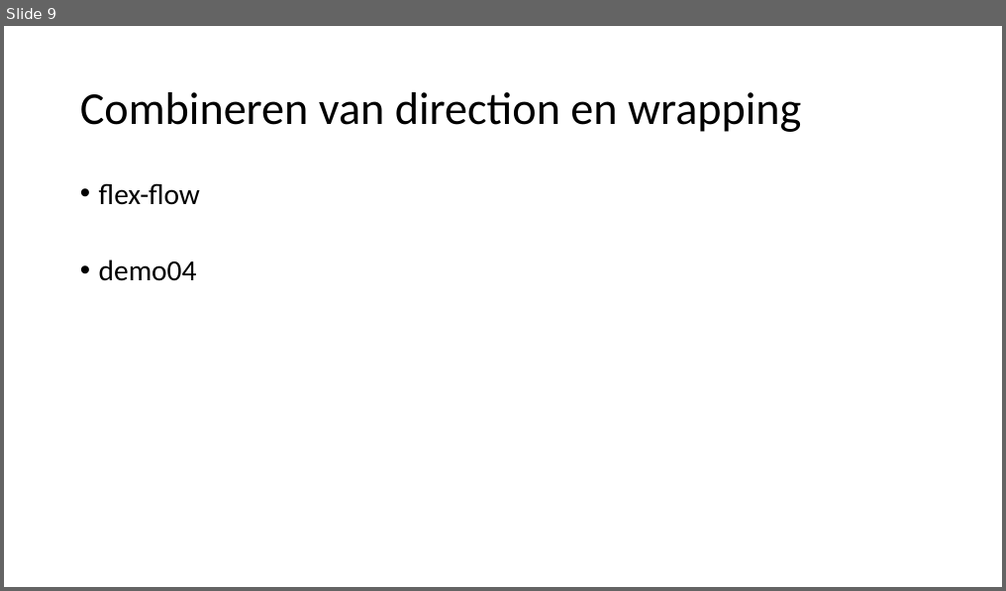
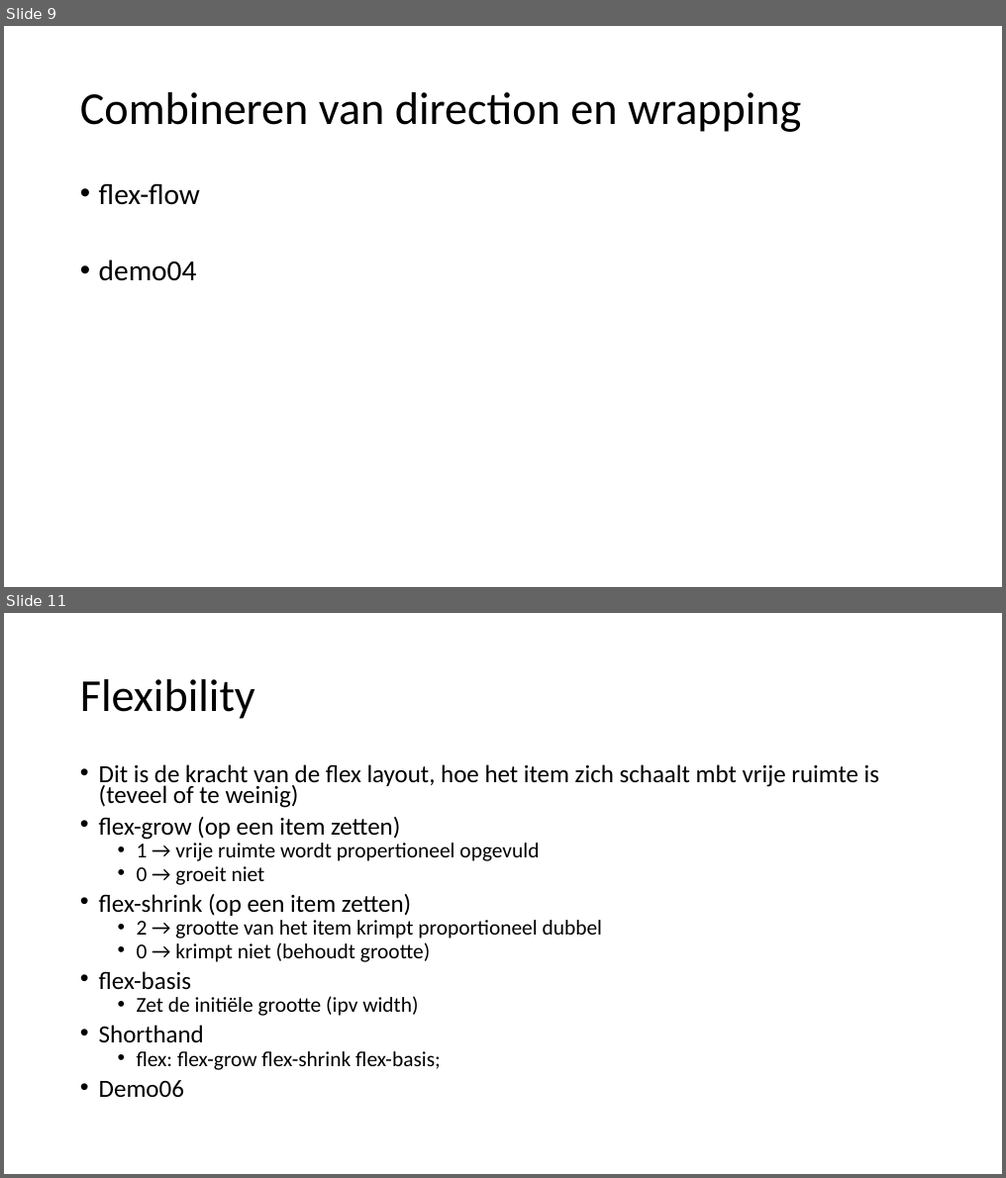
Before and after one commit to krishermans/flexgridcss, a slide deck: slides/FlexLayout.pptx. Shown one above the other, each under a label of ours: slide 9 before the commit, slides 9 and 11 after it; the slides between them are not shown. The pictures are 1006x591 and 1006x1178 pixels, drawn with LibreOffice and Linux fonts; fonts in the diff are those of the drawing. Boxes give left, top, right and bottom in pixels: in the first picture for what was removed or moved away, otherwise in the second. Text is boxed around its words. In the diff, an @@ line names an element or a change of style, - is before the commit and + after.

Commit message:
finished flex layout

```diff
--- a/slides/FlexLayout.pptx
+++ b/slides/FlexLayout.pptx
@@ slide 11 added at (x1=4, y1=613, x2=1002, y2=1174), background #FFFFFF @@
@@ title added at (x1=80, y1=679, x2=255, y2=719), 44 pt, text #000000 @@
+Flexibility
@@ text added at (x1=99, y1=764, x2=880, y2=1098), 20.4 pt, text #000000 @@
+• Dit is de kracht van de flex layout, hoe het item zich schaalt mbt vrije ruimte is (teveel of te weinig)
+• flex-grow (op een item zetten)
+  • 1 → vrije ruimte wordt propertioneel opgevuld
+  • 0 → groeit niet
+• flex-shrink (op een item zetten)
+  • 2 → grootte van het item krimpt proportioneel dubbel
+  • 0 → krimpt niet (behoudt grootte)
+• flex-basis
+  • Zet de initiële grootte (ipv width)
+• Shorthand
+  • flex: flex-grow flex-shrink flex-basis;
+• Demo06
```
Also in this commit, not shown: 2 other slides added, 8 other files.
